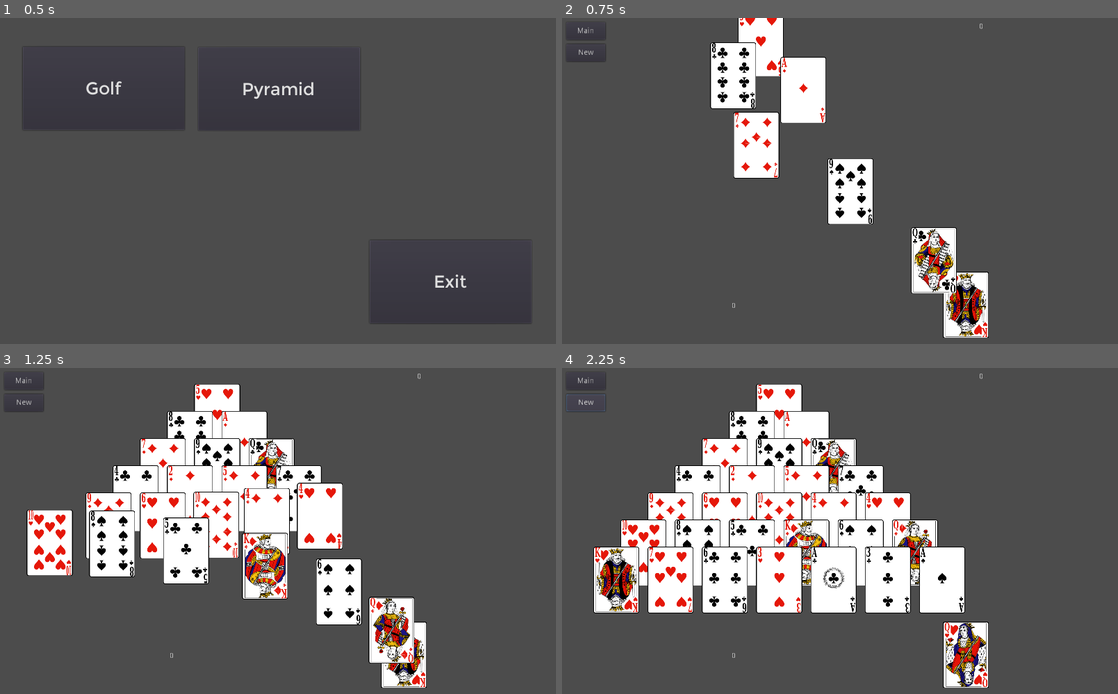
Above: before the commit, frames 1-4 (two rows, left to right).
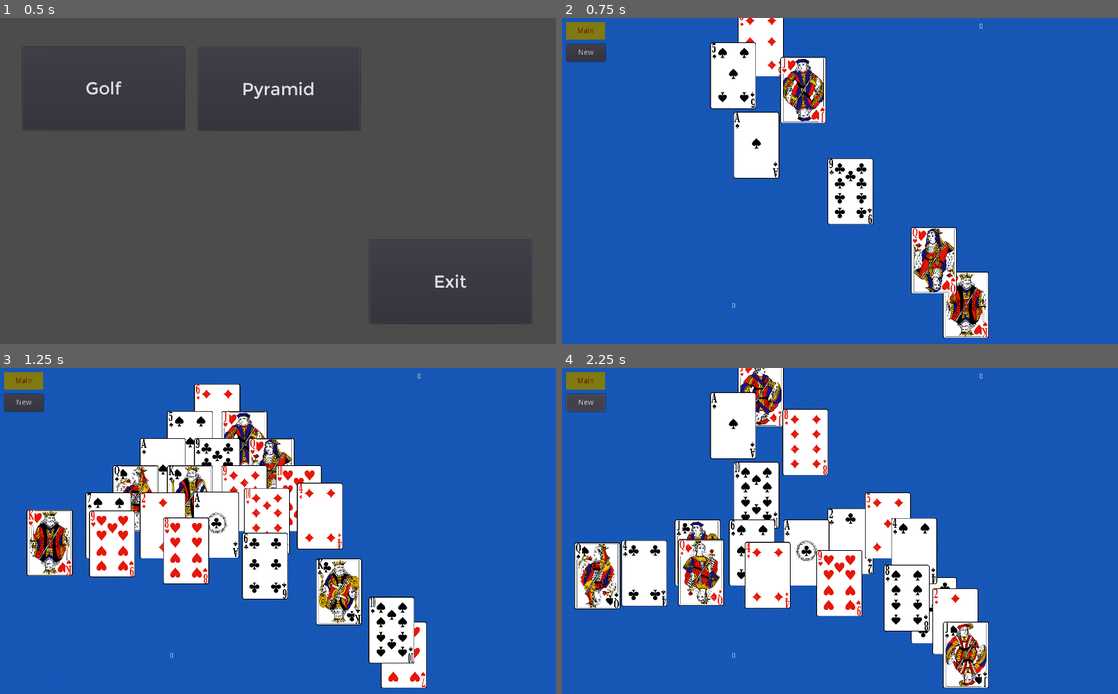
Above: after the commit, the same moments.

Repository: fbrunet99/Solitaire
Game: Godot game, scene res://main.tscn
Two runs of this game, one before a commit and one after it. Both use one fixed random seed, a clock stepped at 60 frames per second and the inputs below.
Inputs:
- Up to frame 1 (0.5 s): no input
- Up to frame 2 (0.75 s): click "Pyramid" at 0.5 s
- Up to frame 3 (1.25 s): no input
- Up to frame 4 (2.25 s): click "New" at 1.25 s; click "New" at 2 s

Frame 1 is identical in both runs. In frame 2, 92% of the frame differs, in the area x 0-100%, y 0-100%; in frame 3, 84%; in frame 4, 87%.

Commit message:
WIP theme/style

Diff:
--- a/src/pyramid.gd
+++ b/src/pyramid.gd
@@ -48,6 +48,11 @@
 	var row_item = 1
 	var row_max = 1
 
+	_deck.shuffle()
+	for i in range(0, _deck.size()):
+		_deck[i].position = $Stock.position
+
+
 	for i in range(0, TABLEAU_SIZE):
 		if row_item > row_max:
 			x = TABLEAU_LEFT - (COL_WIDTH/2 * row_max)
@@ -56,7 +61,6 @@
 			y += ROW_HEIGHT
 
 		row_item += 1
-
 
 		card = _deck[i]
 		_tableau.append(card)
@@ -86,4 +90,4 @@
 
 
 func _on_New_pressed():
-	pass # Replace with function body.
+	start_game()
--- a/src/pyramid.tscn
+++ b/src/pyramid.tscn
@@ -1,17 +1,29 @@
-[gd_scene load_steps=4 format=2]
+[gd_scene load_steps=6 format=2]
 
 [ext_resource path="res://pyramid.gd" type="Script" id=1]
 [ext_resource path="res://score-overlay.tscn" type="PackedScene" id=2]
 [ext_resource path="res://card.tscn" type="PackedScene" id=3]
+[ext_resource path="res://assets/felt-back-blue.png" type="Texture" id=4]
+[ext_resource path="res://solitaire_theme.tres" type="Theme" id=5]
 
 [node name="Pyramid" type="Node2D"]
 script = ExtResource( 1 )
+
+[node name="TextureRect" type="TextureRect" parent="."]
+margin_right = 1024.0
+margin_bottom = 600.0
+texture = ExtResource( 4 )
+stretch_mode = 2
+__meta__ = {
+"_edit_use_anchors_": false
+}
 
 [node name="Main" type="Button" parent="."]
 margin_left = 8.0
 margin_top = 8.0
 margin_right = 80.0
 margin_bottom = 40.0
+theme = ExtResource( 5 )
 text = "Main"
 __meta__ = {
 "_edit_use_anchors_": false
--- /dev/null
+++ b/src/solitaire_theme.tres
@@ -0,0 +1,17 @@
+[gd_resource type="Theme" load_steps=2 format=2]
+
+[sub_resource type="StyleBoxFlat" id=1]
+bg_color = Color( 0.509804, 0.482353, 0.0627451, 1 )
+
+[resource]
+Button/colors/font_color = Color( 0.454902, 0.0392157, 0.0392157, 1 )
+Button/colors/font_color_disabled = Color( 0.9, 0.9, 0.9, 0.2 )
+Button/colors/font_color_hover = Color( 0.94, 0.94, 0.94, 1 )
+Button/colors/font_color_pressed = Color( 1, 1, 1, 1 )
+Button/constants/hseparation = 2
+Button/fonts/font = null
+Button/styles/disabled = null
+Button/styles/focus = null
+Button/styles/hover = null
+Button/styles/normal = SubResource( 1 )
+Button/styles/pressed = null
Binary file added: src/assets/felt-back-blue.png
Not shown, added: src/assets/felt-back-blue.png.import
